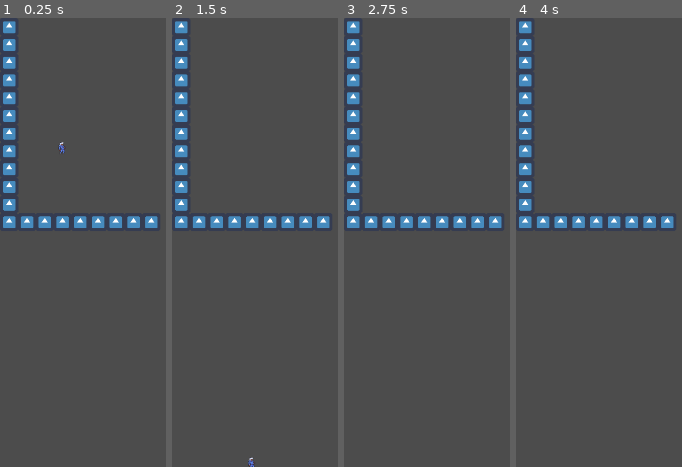
Above: before the commit, frames 1-4 (left to right).
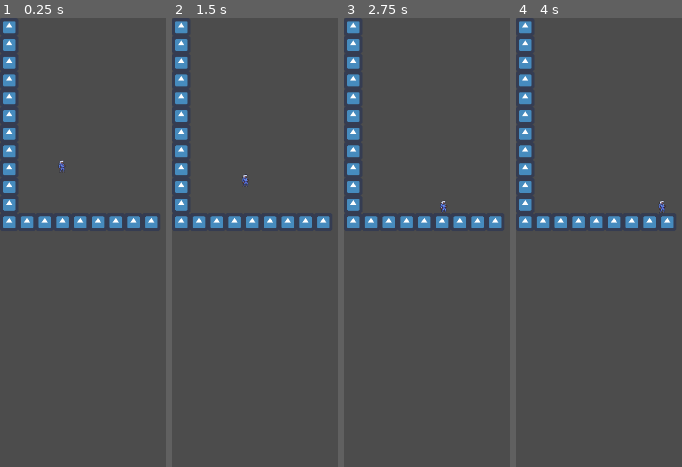
Above: after the commit, the same moments.

Repository: AspireToDev/Final-Project-Game-Jam
Game: Godot game, scene res://Game.tscn
Two runs of this game, one before a commit and one after it. Both use one fixed random seed, a clock stepped at 60 frames per second and the inputs below. The engine's default icon, where the game draws it, is replaced by a stand-in: a white triangle on a blue panel in a dark square.
Inputs:
- Up to frame 1 (0.25 s): no input
- Up to frame 2 (1.5 s): tap Enter at 0.5 s; hold Space (jump) 0.53-1.28 s; hold D (right) from 0.53 s (still down); tap Space (jump) at 1.35 s
- Up to frame 3 (2.75 s): tap Space (jump) at 1.52, 1.82 s; tap Enter at 2 s; release D (right) at 2.03 s; hold A (left) from 2.03 s (still down); hold Space (jump) from 2.03 s (still down)
- Up to frame 4 (4 s): release A (left) at 2.78 s; release Space (jump) at 2.78 s; hold D (right) from 2.78 s (still down); tap Space (jump) at 2.85, 3.02, 3.32 s; tap Enter at 3.5 s; hold Space (jump) from 3.53 s (still down)

The runs differ from the first frame. In frame 1, 0.1% of the frame differs, in the area x 35-40%, y 27-35%; in frame 2, 0.1%, in the area x 42-50%, y 34-100%; in frame 3, less than 0.1%; in frame 4, less than 0.1%.

Commit message:
Fixed Movement and Collision with Tilemap

Diff:
--- a/Project/Game.tscn
+++ b/Project/Game.tscn
@@ -11,6 +11,9 @@
 [ext_resource path="res://Jumping.gd" type="Script" id=9]
 [ext_resource path="res://icon.png" type="Texture" id=10]
 
+[sub_resource type="ConvexPolygonShape2D" id=2]
+points = PoolVector2Array( 66.7057, 64.472, 0.421154, 64.472, 0.421154, 0, 66.7057, 0 )
+
 [sub_resource type="TileSet" id=1]
 0/name = "icon.png 0"
 0/texture = ExtResource( 10 )
@@ -22,9 +25,16 @@
 0/navigation_offset = Vector2( 0, 0 )
 0/shape_offset = Vector2( 0, 0 )
 0/shape_transform = Transform2D( 1, 0, 0, 1, 0, 0 )
+0/shape = SubResource( 2 )
 0/shape_one_way = false
-0/shape_one_way_margin = 0.0
-0/shapes = [  ]
+0/shape_one_way_margin = 1.0
+0/shapes = [ {
+"autotile_coord": Vector2( 0, 0 ),
+"one_way": false,
+"one_way_margin": 1.0,
+"shape": SubResource( 2 ),
+"shape_transform": Transform2D( 1, 0, 0, 1, 0, 0 )
+} ]
 0/z_index = 0
 
 [node name="Game" type="Node2D"]
--- a/Project/Moving.gd
+++ b/Project/Moving.gd
@@ -17,7 +17,6 @@
 		SM.set_state("Moving_and_Jumping")
 	if Input.is_action_pressed("left") or Input.is_action_pressed("right"):
 		var input_vector = Vector2(Input.get_action_strength("right") - Input.get_action_strength("left"),1.0)
-		player.set_direction(sign(input_vector.x))
 		player.velocity += player.move_speed * input_vector
 		player.move_and_slide(player.velocity, Vector2.UP)
 	else:
--- a/Project/Player/Player.gd
+++ b/Project/Player/Player.gd
@@ -8,11 +8,11 @@
 
 export var gravity = Vector2(0,30)
 
-export var move_speed = 5
-export var max_move = 200
+export var move_speed = 80
+export var max_move = 400
 
-export var jump_speed = 100
-export var max_jump = 800
+export var jump_speed = 400
+export var max_jump = 1800
 
 export var leap_speed = 5
 export var max_leap = 200
Not shown: 1 places in Project/Game.tscn that only renumber resources
